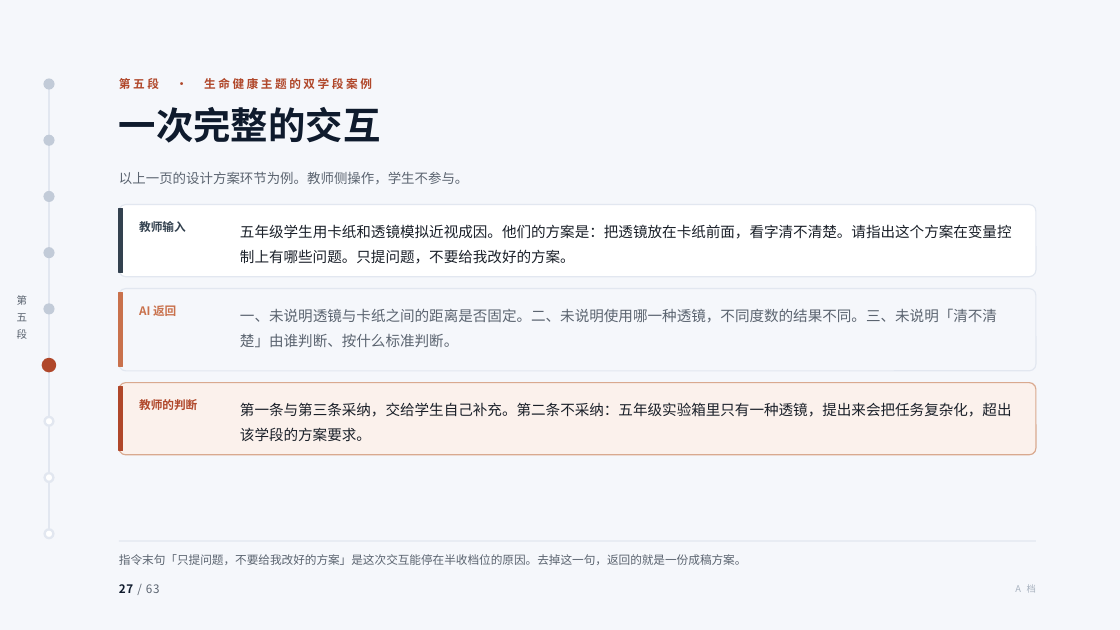
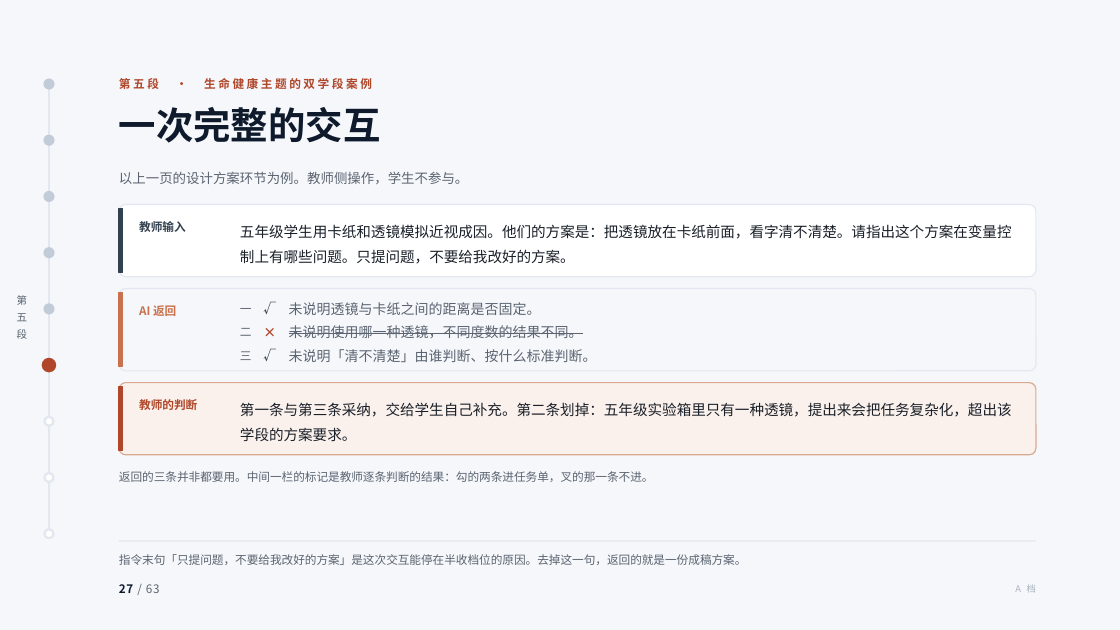
Before and after one commit to tonyxinvip/slides, a slide deck: slide 27 of comprehensive-practice-ai/做中学与综合实践活动.pptx. Drawn at 1120x630 pixels with LibreOffice and Linux fonts; fonts in the diff are those of the drawing. Boxes give left, top, right and bottom in pixels: in the first picture for what was removed or moved away, otherwise in the second. Text is boxed around its words. In the diff, an @@ line names an element or a change of style, - is before the commit and + after.

```diff
--- a/comprehensive-practice-ai/做中学与综合实践活动.pptx
+++ b/comprehensive-practice-ai/做中学与综合实践活动.pptx
@@ text added at (x1=264, y1=299, x2=284, y2=319), 11 pt, text #33414F, bold @@
+√
@@ text added at (x1=240, y1=308, x2=252, y2=309), 10 pt, text #5B6470 @@
+一
@@ text added at (x1=240, y1=328, x2=252, y2=336), 10 pt, text #5B6470 @@
+二
@@ text added at (x1=264, y1=322, x2=284, y2=342), 11 pt, text #B0472A, bold @@
+×
@@ text at (x1=289, y1=325, x2=583, y2=338): text changed; size 12.5 to 12 pt @@
-一、未说明透镜与卡纸之间的距离是否固定。二、未说明使用哪一种透镜，不同度数的结果不同。三、未说明「清不清楚」由谁判断、按什么标准判断。
+未说明使用哪一种透镜，不同度数的结果不同。
@@ text "未说明使用哪一种透镜，不同度数的结果不同。" at (x1=289, y1=325, x2=583, y2=338): vertical alignment top to middle @@
@@ text added at (x1=289, y1=302, x2=541, y2=315), 12 pt, text #5B6470 @@
+未说明透镜与卡纸之间的距离是否固定。
@@ text added at (x1=240, y1=351, x2=252, y2=360), 10 pt, text #5B6470 @@
+三
@@ text added at (x1=264, y1=346, x2=284, y2=366), 11 pt, text #33414F, bold @@
+√
@@ text added at (x1=289, y1=349, x2=597, y2=362), 12 pt, text #5B6470 @@
+未说明「清不清楚」由谁判断、按什么标准判断。
@@ text at (x1=240, y1=402, x2=1012, y2=442): text changed @@
-第一条与第三条采纳，交给学生自己补充。第二条不采纳：五年级实验箱里只有一种透镜，提出来会把任务复杂化，超出该学段的方案要求。
+第一条与第三条采纳，交给学生自己补充。第二条划掉：五年级实验箱里只有一种透镜，提出来会把任务复杂化，超出该学段的方案要求。
@@ text added at (x1=119, y1=471, x2=654, y2=482), 10 pt, text #5B6470 @@
+返回的三条并非都要用。中间一栏的标记是教师逐条判断的结果：勾的两条进任务单，叉的那一条不进。
```
Also in this commit, not shown: 9 other slides changed, 11 other files.
